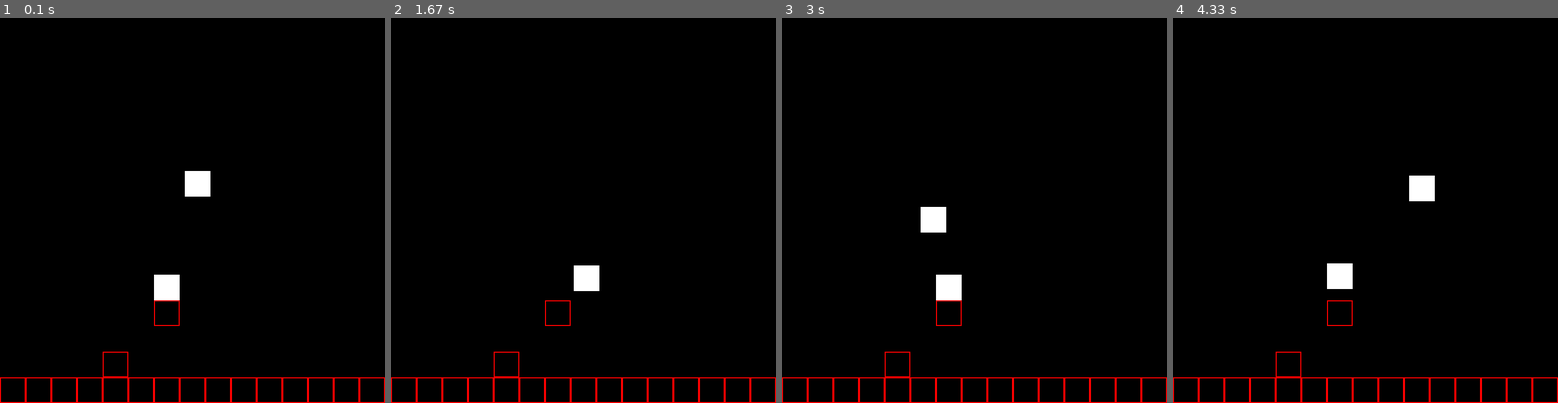
Above: before the commit, frames 1-4 (left to right).
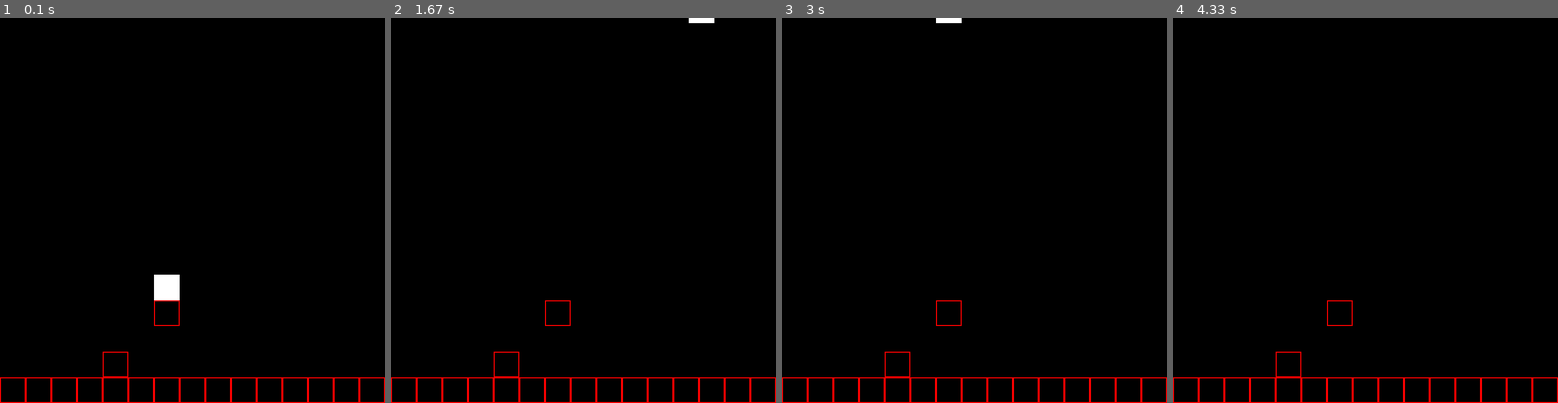
Above: after the commit, the same moments.

Repository: R4F43LL-D3VB3GINN3R/Python_Pygame_Training
Game: pygame game, started from main.py
Same seed, same stepped clock (60 frames per second), same inputs: the game is played once before the commit and once after it.
Inputs:
- Up to frame 1 (0.1 s): no input
- Up to frame 2 (1.67 s): hold D 0.33-0.8 s; hold W 0.83-1.13 s; hold D 1.17-1.63 s
- Up to frame 3 (3 s): hold A 1.67-2.2 s; hold S 2.23-2.53 s; hold A 2.57-2.97 s
- Up to frame 4 (4.33 s): hold W 3-3.37 s

The runs differ from the first frame. In frame 1, 0.4% of the frame differs, in the area x 48-55%, y 39-47%; in frame 2, 0.5%; in frame 3, 1.0%, in the area x 36-47%, y 0-74%; in frame 4, 0.9%.

Commit message:
Update tiles.py

Diff:
--- a/tiles.py
+++ b/tiles.py
@@ -19,11 +19,16 @@
         self.myrect2 = pygame.Rect(0, 0, tile_size, tile_size)
         self.myrect3 = pygame.Rect(self.random_width, y, tile_size, tile_size)
         self.myrect4 = pygame.Rect(x, self.random_height, tile_size, tile_size)
+        self.direction = pygame.math.Vector2(0,0)
+        self.direction.y = -1
         self.color = color
         self.breath = breath
         self.breathing = True
-        self.pos = 'stop'
+        self.pos = 'falling'
         self.display = surface
+        self.jump_force = 30
+        self.jumping = True
+        self.speed = 5
 
 #-------------------------------------------------------------------------------------------------------------------------------------------------------------------------------------------------------------#
 # [METHOD: 001] #
@@ -57,24 +62,40 @@
         keys = pygame.key.get_pressed()
 
         if keys[pygame.K_d]:
-            self.myrect.x += 1
+            self.myrect.x += self.speed
+            self.direction.x = 1
             self.pos = 'right'
         elif keys[pygame.K_a]:
-            self.myrect.x -= 1
+            self.myrect.x -= self.speed
+            self.direction.x = -1
             self.pos = 'left'
-        elif keys[pygame.K_s]:
-            self.myrect.y += 1
+
+        if keys[pygame.K_s]:
             self.pos = 'down'
-        elif keys[pygame.K_w]:
-            self.myrect.y -= 1
-            self.pos = 'up'
-        else:
-            self.pos = 'stop'
 
         pygame.draw.rect(self.display, self.color, self.myrect)
 
 #-------------------------------------------------------------------------------------------------------------------------------------------------------------------------------------------------------------#
 # [METHOD: 003] #
+
+    def jump_rect(self):
+
+        keys = pygame.key.get_pressed()
+
+        pygame.draw.rect(self.display, (0, 0, 0), self.myrect)
+
+        if keys[pygame.K_w] and self.jumping == True:
+            self.myrect.y -= self.jump_force
+            self.direction.y = -1
+            self.pos = 'up'
+        if not keys[pygame.K_w] and self.direction.y == -1:
+            self.pos = 'falling'
+            self.jumping == False
+
+        pygame.draw.rect(self.display, self.color, self.myrect)
+
+#-------------------------------------------------------------------------------------------------------------------------------------------------------------------------------------------------------------#
+# [METHOD: 004] #
 
     def colliderect(self):
 
@@ -93,7 +114,7 @@
         pygame.draw.rect(self.display, self.color, self.myrect2)
 
 #-------------------------------------------------------------------------------------------------------------------------------------------------------------------------------------------------------------#
-# [METHOD: 004] #
+# [METHOD: 005] #
 
     def rainingrects(self):
 
@@ -109,7 +130,7 @@
         pygame.draw.rect(self.display, self.color, self.myrect3)
 
 #-------------------------------------------------------------------------------------------------------------------------------------------------------------------------------------------------------------#
-# [METHOD: 005] #
+# [METHOD: 006] #
 
     def blastrects(self):
 
@@ -128,11 +149,12 @@
         pygame.draw.rect(self.display, self.color, self.myrect4)
 
 #-------------------------------------------------------------------------------------------------------------------------------------------------------------------------------------------------------------#
-# [METHOD: 06] #
+
+# [METHOD: 007] #
 
     def update(self):
 
         self.moverect()
-        self.blastrects()
+        self.jump_rect()
 
 #-------------------------------------------------------------------------------------------------------------------------------------------------------------------------------------------------------------#
